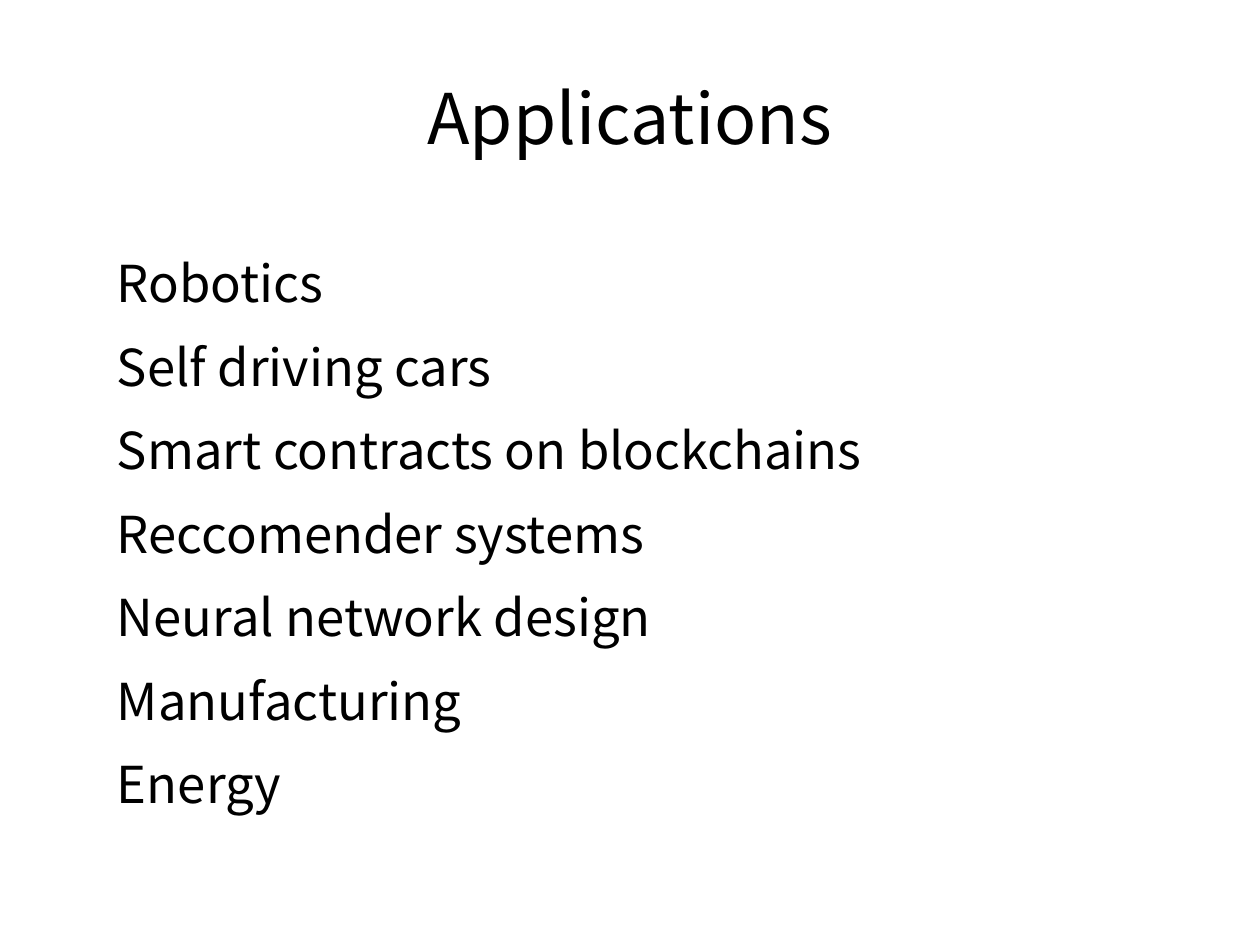
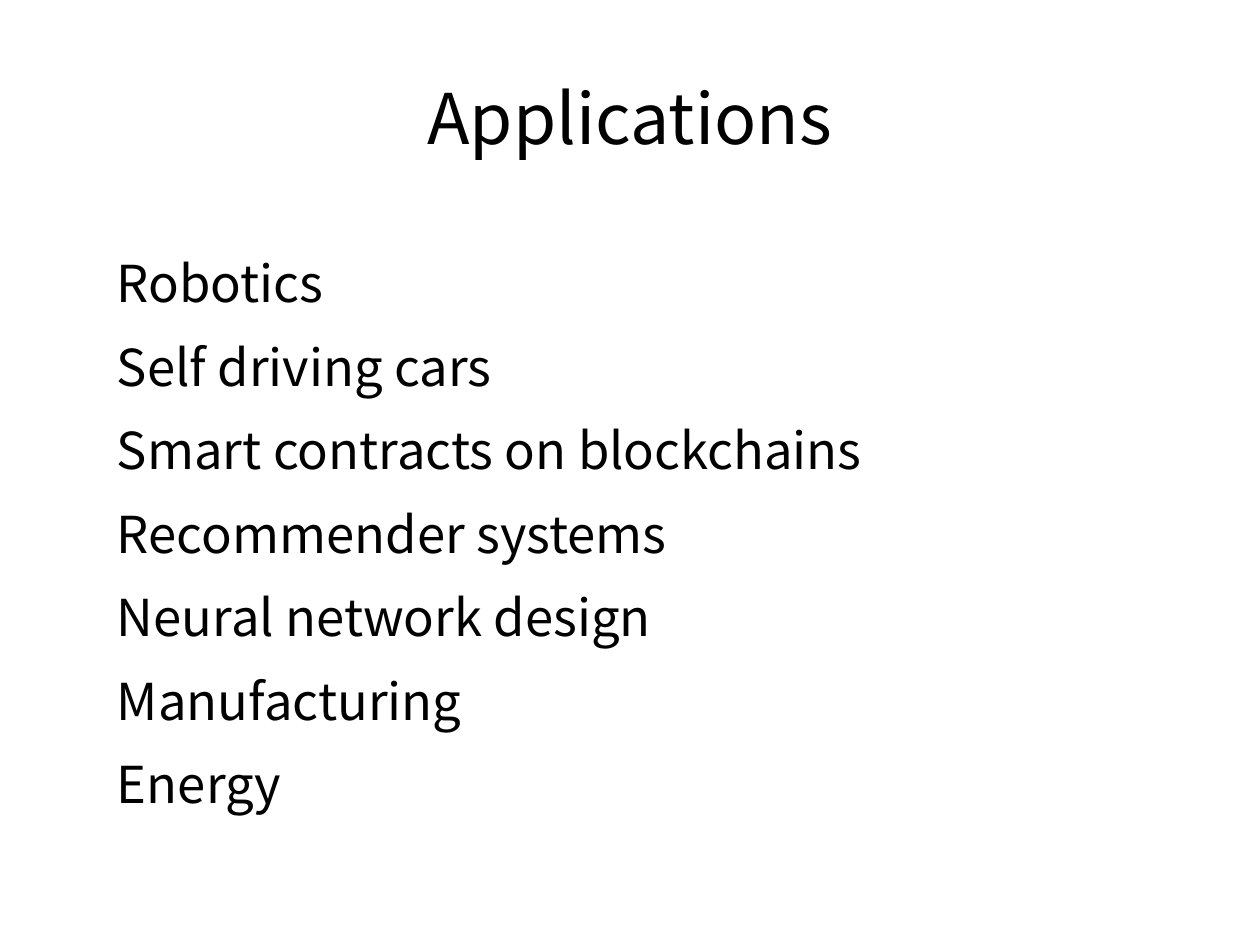
Before and after one commit to ADGEfficiency/dsr-rl, a slide deck: slide 15 of RL_course_v2_DRAFT.pptx. Drawn at 1260x945 pixels with LibreOffice and Linux fonts; fonts in the diff are those of the drawing. Boxes give left, top, right and bottom in pixels: in the first picture for what was removed or moved away, otherwise in the second. Text is boxed around its words. In the diff, an @@ line names an element or a change of style, - is before the commit and + after.

```diff
--- a/RL_course_v2_DRAFT.pptx
+++ b/RL_course_v2_DRAFT.pptx
@@ text at [117, 512, 666, 565]: text changed @@
-● Reccomender systems
+● Recommender systems
```
Also in this commit, not shown: 11 other slides changed, 60 slides added, 1 slide removed, 2 other files.
